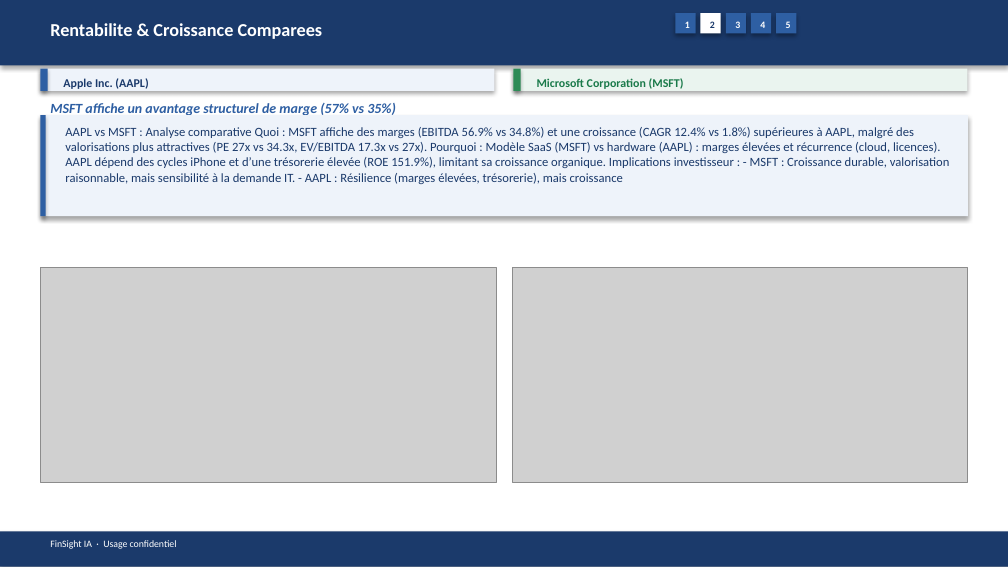
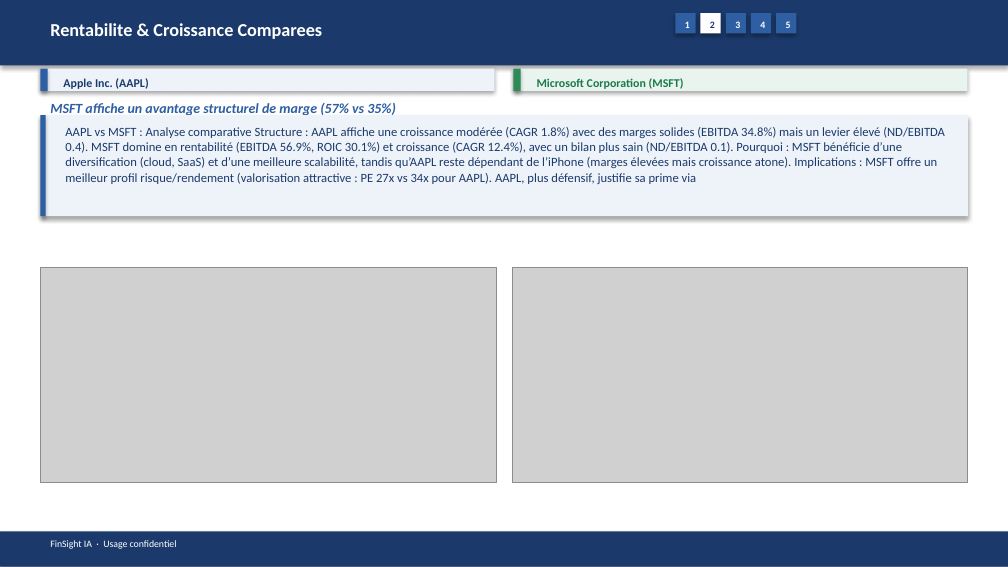
Before and after one commit to baptistejeh07-art/finsight-ia, a slide deck: slide 8 of preview/AAPL_vs_MSFT/AAPL_vs_MSFT_comparison.pptx. Drawn at 1008x567 pixels with LibreOffice and Linux fonts; fonts in the diff are those of the drawing; grey boxes stand for pictures. Boxes give left, top, right and bottom in pixels: in the first picture for what was removed or moved away, otherwise in the second. Text is boxed around its words. In the diff, an @@ line names an element or a change of style, - is before the commit and + after.

Commit message:
chore(preview): comparatif AAPL_vs_MSFT outputs

```diff
--- a/preview/AAPL_vs_MSFT/AAPL_vs_MSFT_comparison.pptx
+++ b/preview/AAPL_vs_MSFT/AAPL_vs_MSFT_comparison.pptx
@@ text at (65, 127, 945, 184): text changed @@
-AAPL vs MSFT : Analyse comparative Quoi : MSFT affiche des marges (EBITDA 56.9% vs 34.8%) et une croissance (CAGR 12.4% vs 1.8%) supérieures à AAPL, malgré des valorisations plus attractives (PE 27x vs 34.3x, EV/EBITDA 17.3x vs 27x). Pourquoi : Modèle SaaS (MSFT) vs hardware (AAPL) : marges élevées et récurrence (cloud, licences). AAPL dépend des cycles iPhone et d’une trésorerie élevée (ROE 151.9%), limitant sa croissance organique. Implications investisseur : - MSFT : Croissance durable, valorisation raisonnable, mais sensibilité à la demande IT. - AAPL : Résilience (marges élevées, trésorerie), mais croissance
+AAPL vs MSFT : Analyse comparative Structure : AAPL affiche une croissance modérée (CAGR 1.8%) avec des marges solides (EBITDA 34.8%) mais un levier élevé (ND/EBITDA 0.4). MSFT domine en rentabilité (EBITDA 56.9%, ROIC 30.1%) et croissance (CAGR 12.4%), avec un bilan plus sain (ND/EBITDA 0.1). Pourquoi : MSFT bénéficie d’une diversification (cloud, SaaS) et d’une meilleure scalabilité, tandis qu’AAPL reste dépendant de l’iPhone (marges élevées mais croissance atone). Implications : MSFT offre un meilleur profil risque/rendement (valorisation attractive : PE 27x vs 34x pour AAPL). AAPL, plus défensif, justifie sa prime via
```
Also in this commit, not shown: 12 other slides changed, 3 other files.
